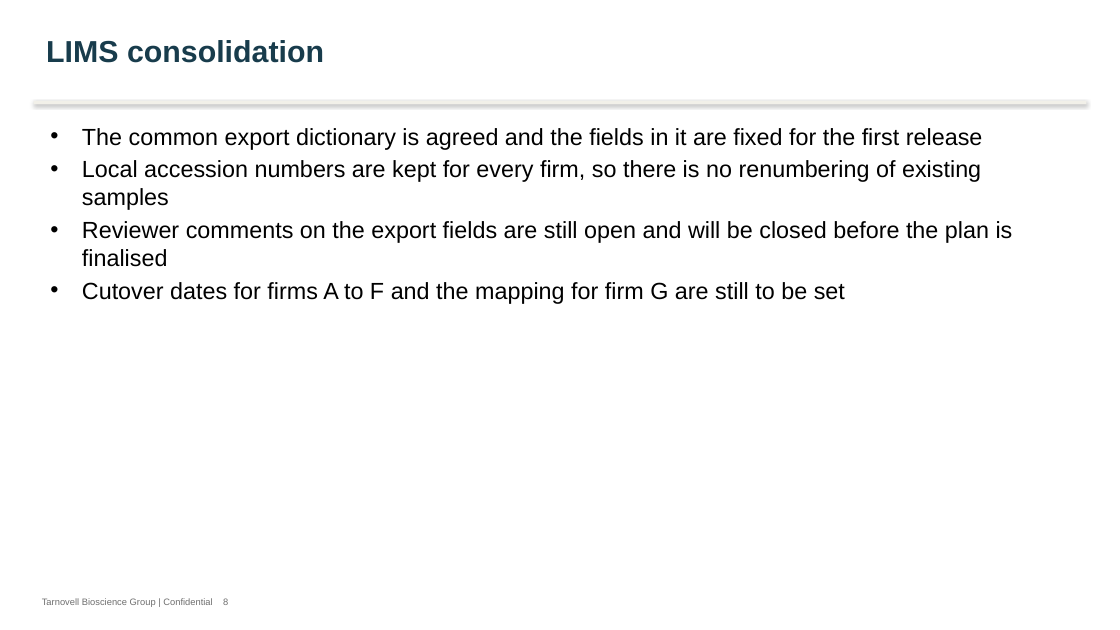
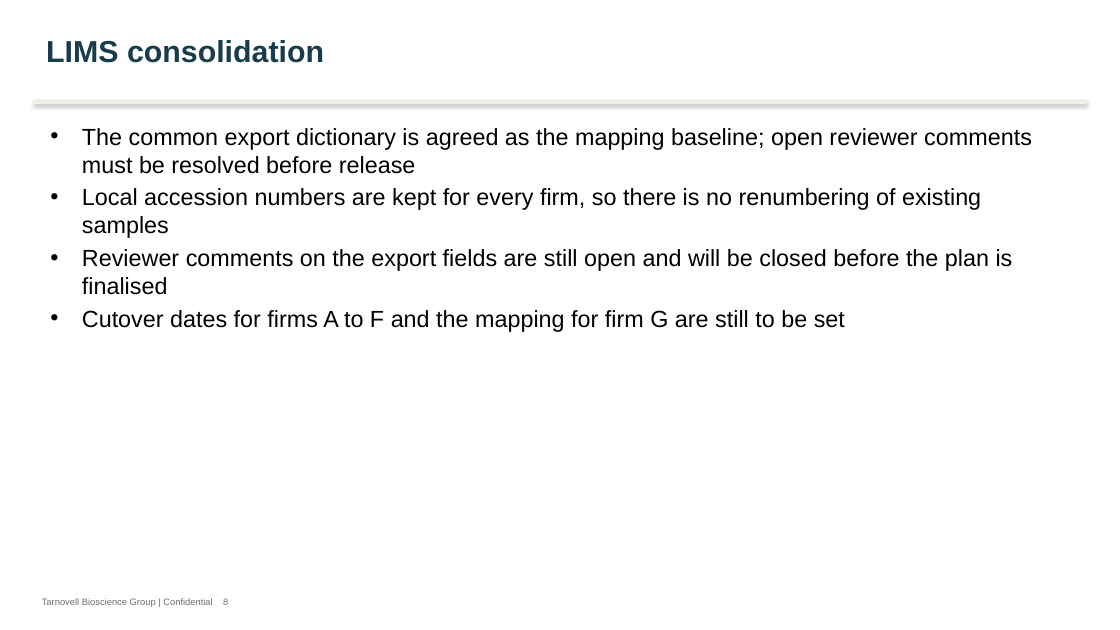
Before and after one commit to 60xAI/portco-mock-dataset, a slide deck: slide 8 of output/archive/Tarnovell_Group/Integration/Programme/2026/One_Group_Many_Practices_Steering_2026-09.pptx. Drawn at 1120x630 pixels with LibreOffice and Linux fonts; fonts in the diff are those of the drawing. Boxes give left, top, right and bottom in pixels: in the first picture for what was removed or moved away, otherwise in the second. Text is boxed around its words. In the diff, an @@ line names an element or a change of style, - is before the commit and + after.

Commit message:
Stage 8 review fixes: HO-004

```diff
--- a/output/archive/Tarnovell_Group/Integration/Programme/2026/One_Group_Many_Practices_Steering_2026-09.pptx
+++ b/output/archive/Tarnovell_Group/Integration/Programme/2026/One_Group_Many_Practices_Steering_2026-09.pptx
@@ text at bbox=[82, 128, 1032, 174]: text changed @@
-• The common export dictionary is agreed and the fields in it are fixed for the first release
+• The common export dictionary is agreed as the mapping baseline; open reviewer comments must be resolved before release
```
Also in this commit, not shown: 3 other slides changed, 1 other file.
